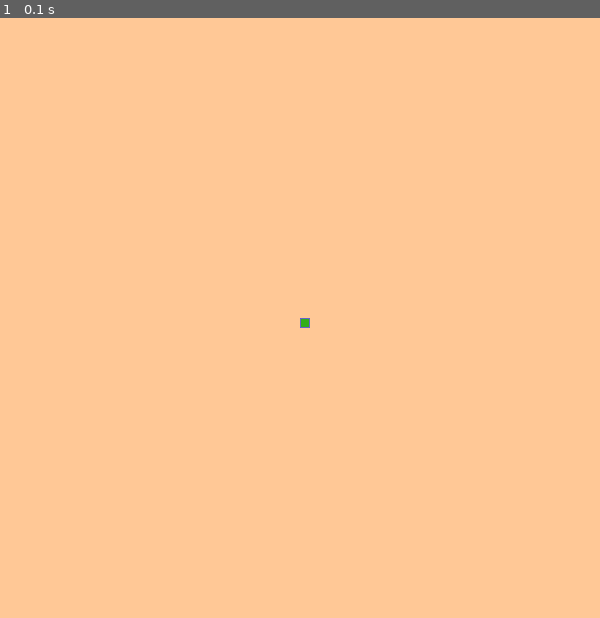
Above: before the commit, frame 1.
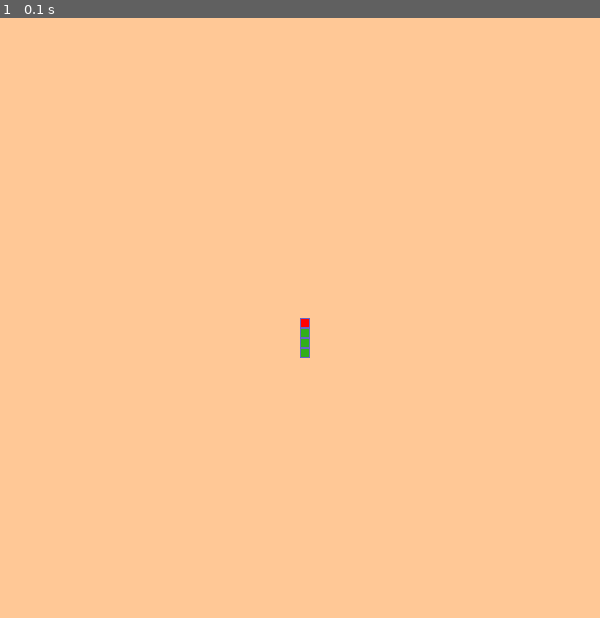
Above: after the commit, the same moment.

Repository: Ninjabearman/PyGame
Game: pygame game, started from SnakeGame.py
The game is run twice, just before and just after one commit, with the same random seed, the same clock (stepped at 60 frames per second) and the same inputs.
Inputs:
- Up to frame 1 (0.1 s): no input

The runs differ from the first frame. In frame 1, 0.1% of the frame differs, in the area x 50-52%, y 50-57%.

Commit message:
Finished the snake body

Diff:
--- a/SnakeGame.py
+++ b/SnakeGame.py
@@ -14,16 +14,23 @@
 bg = (255,200,150)
 bodyInner = (50,175,25)
 bodyOuter = (100,100,200)
+cellSize = 10
+isHead = (255,0,0)
 
 #game variables
-cellSize = 10
 snakePosition = [[int(screenWidth / 2),int(screenHeight / 2)]]
-snakePosition.append([int(screenWidth / 2),int(screenHeight / 2) * cellSize])
-snakePosition.append([int(screenWidth / 2),int(screenHeight / 2) * cellSize * 2])
-snakePosition.append([int(screenWidth / 2),int(screenHeight / 2) * cellSize * 3])
+snakePosition.append([int(screenWidth / 2),int(screenHeight / 2) + cellSize])
+snakePosition.append([int(screenWidth / 2),int(screenHeight / 2) + cellSize * 2])
+snakePosition.append([int(screenWidth / 2),int(screenHeight / 2) + cellSize * 3])
 
 def drawScreen():
     screen.fill(bg)
+
+def drawSnake(bodyOuter,bodyInner,head):
+    pygame.draw.rect(screen,bodyOuter,(x[0],x[1],cellSize,cellSize),cellSize)
+    pygame.draw.rect(screen,bodyInner,(x[0] + 1,x[1] + 1,cellSize - 2,cellSize -2 ))
+    if head == 1:
+        head == 0
 
 #game loop
 while isRunning:
@@ -33,9 +40,15 @@
         if event.type == pygame.QUIT:
             isRunning = False
 
+    head = 1
     for x in snakePosition:
-        pygame.draw.rect(screen,bodyOuter,(x[0],x[1],cellSize,cellSize))
-        pygame.draw.rect(screen,bodyInner,(x[0] + 1,x[1] + 1,cellSize -2,cellSize - 2))
+        if head == 0:
+            pygame.draw.rect(screen,bodyOuter,(x[0],x[1],cellSize,cellSize),cellSize)
+            pygame.draw.rect(screen,bodyInner,(x[0] + 1,x[1] + 1,cellSize - 2,cellSize -2 ))
+        if head == 1:
+            pygame.draw.rect(screen,bodyOuter,(x[0],x[1],cellSize,cellSize),cellSize)
+            pygame.draw.rect(screen,isHead,(x[0] + 1,x[1] + 1,cellSize - 2,cellSize -2 ))
+            head = 0
 
     pygame.display.update()
 pygame.quit()
